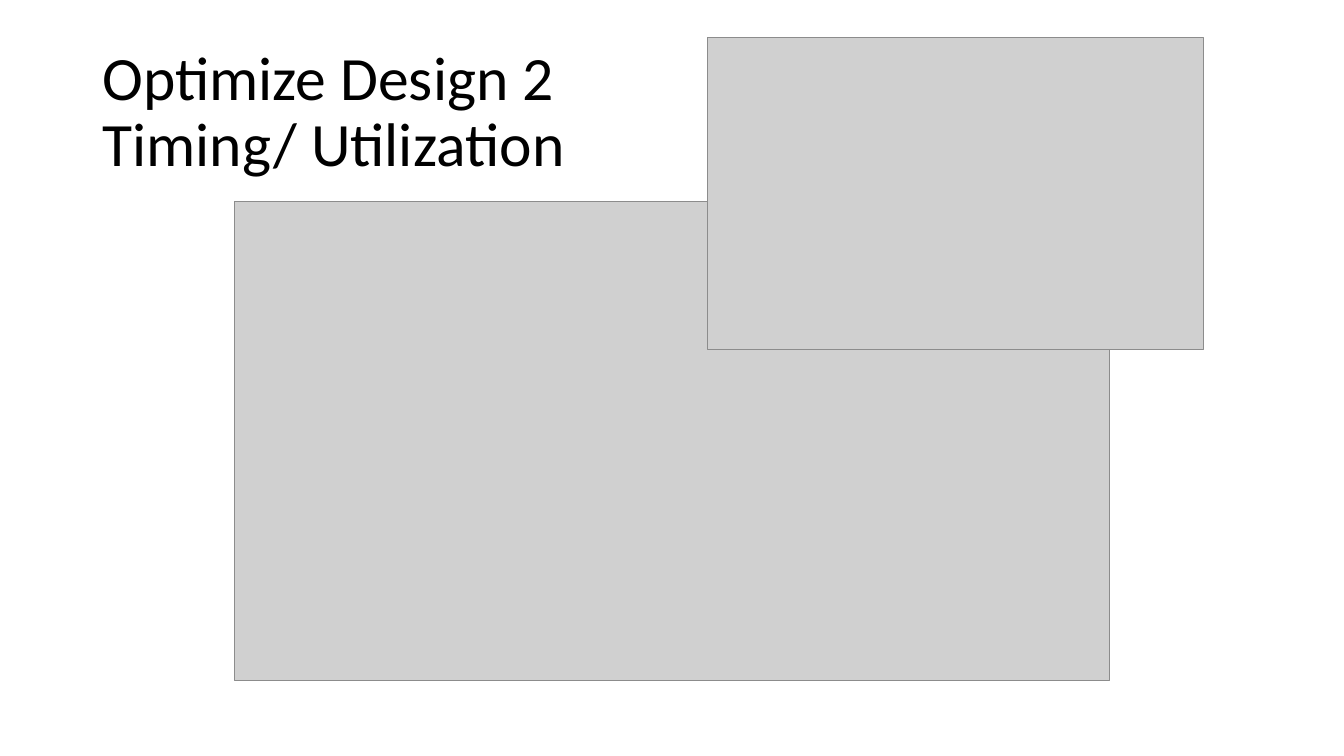
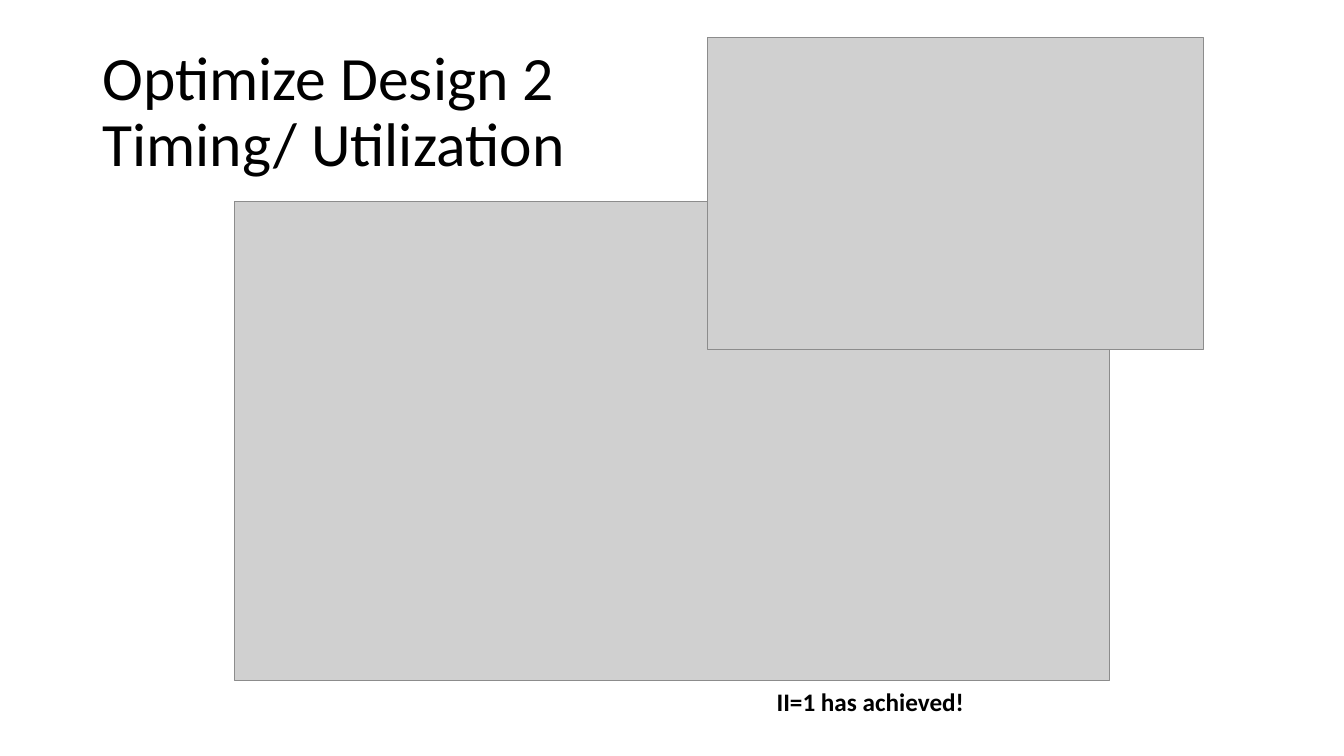
Before and after one commit to EvanLu0815/HLS, a slide deck: slide 12 of LABB_video_processing/110061562_presentation.pptx (slide 11 before the commit). Drawn at 1344x756 pixels with LibreOffice and Linux fonts; fonts in the diff are those of the drawing; grey boxes stand for pictures. Boxes give left, top, right and bottom in pixels: in the first picture for what was removed or moved away, otherwise in the second. Text is boxed around its words. In the diff, an @@ line names an element or a change of style, - is before the commit and + after.

```diff
--- a/LABB_video_processing/110061562_presentation.pptx
+++ b/LABB_video_processing/110061562_presentation.pptx
@@ text added at [777, 693, 964, 712], 18 pt, text #000000, bold @@
+II=1 has achieved!
```
Also in this commit, not shown: 10 other slides changed, 2 slides added.
